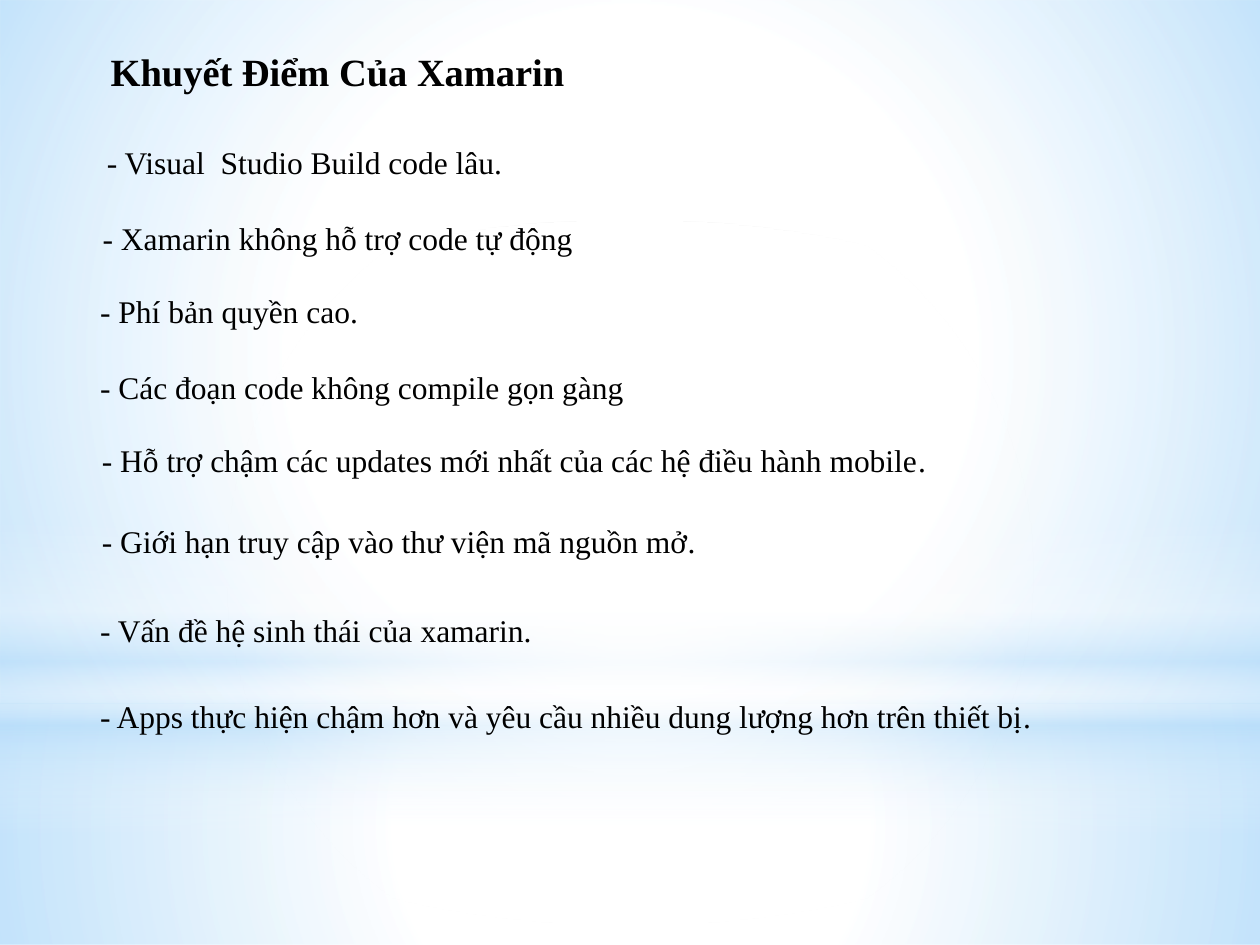
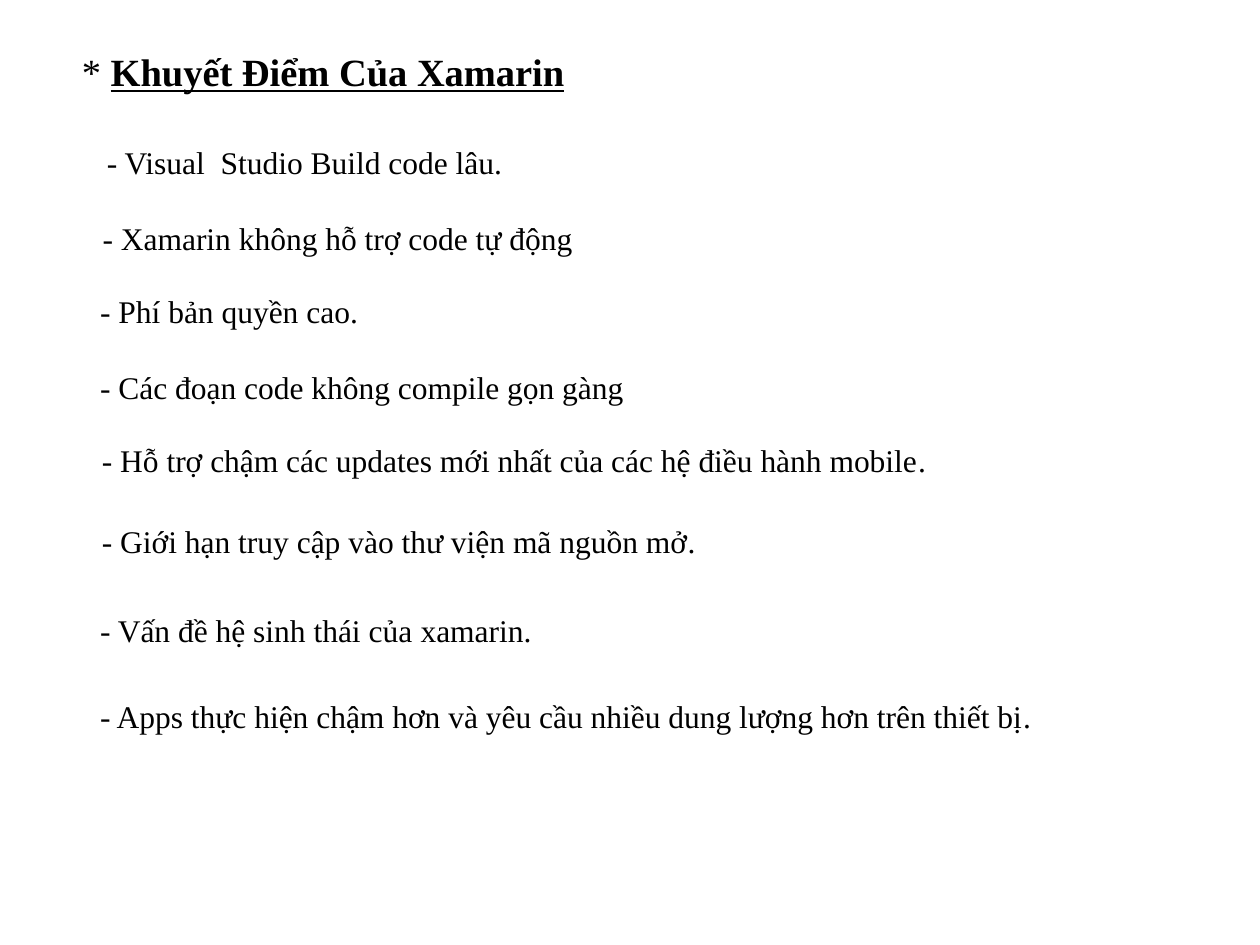
Before and after one commit to Toi223/NhomDT, a slide deck: slide 4 of LẬP TRÌNH MOBILE CROSS-PLATFORM VỚI XAMARIN.pptx. Drawn at 1260x945 pixels with LibreOffice and Linux fonts; fonts in the diff are those of the drawing; background and template pictures are left out. Boxes give left, top, right and bottom in pixels: in the first picture for what was removed or moved away, otherwise in the second. Text is boxed around its words. In the diff, an @@ line names an element or a change of style, - is before the commit and + after.

```diff
--- a/LẬP TRÌNH MOBILE CROSS-PLATFORM VỚI XAMARIN.pptx
+++ b/LẬP TRÌNH MOBILE CROSS-PLATFORM VỚI XAMARIN.pptx
@@ rectangle removed at (x1=0, y1=0, x2=1260, y2=703) @@
@@ text at (x1=111, y1=58, x2=564, y2=95): text changed @@
-Khuyết Điểm Của Xamarin
+* Khuyết Điểm Của Xamarin
@@ ellipse removed at (x1=0, y1=220, x2=1260, y2=924) @@
@@ rectangle removed at (x1=0, y1=519, x2=1260, y2=834) @@
@@ rectangle removed at (x1=0, y1=703, x2=1260, y2=945) @@
```
Also in this commit, not shown: 11 other slides changed, 2 slides added, 2 slides removed.
